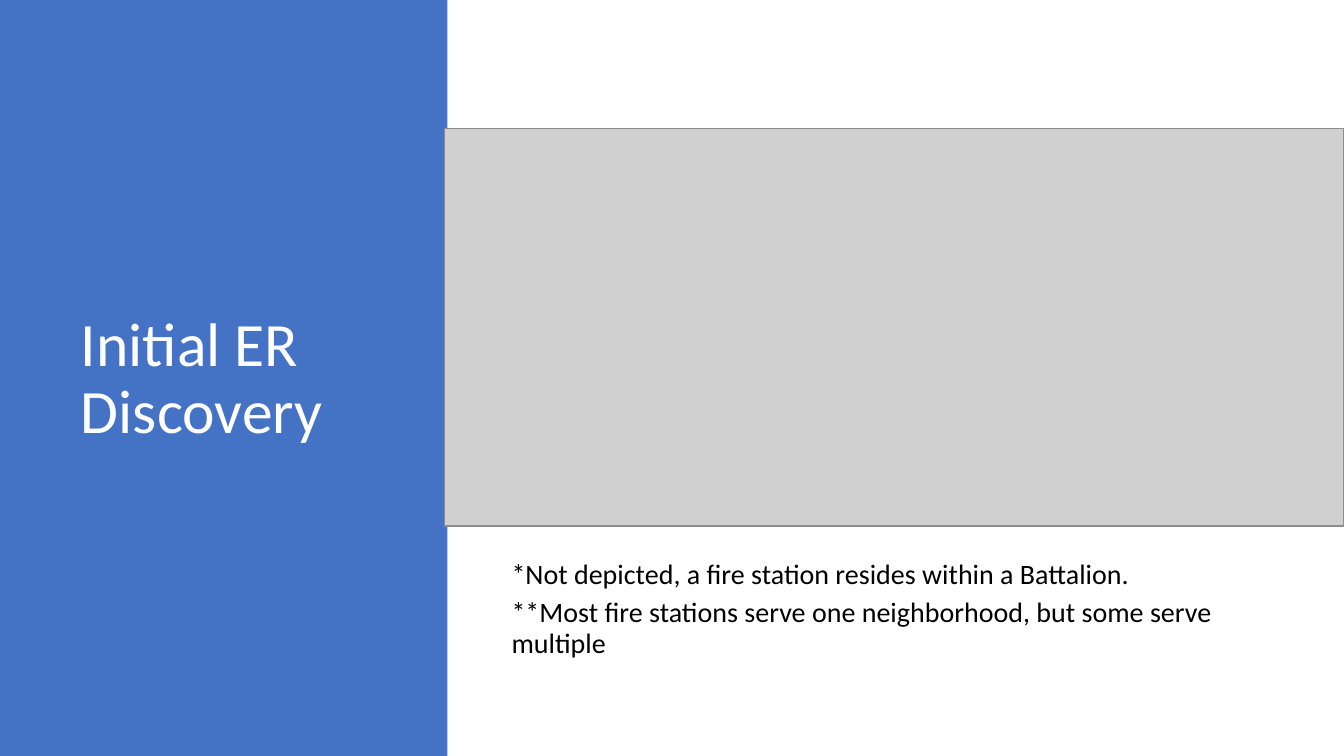
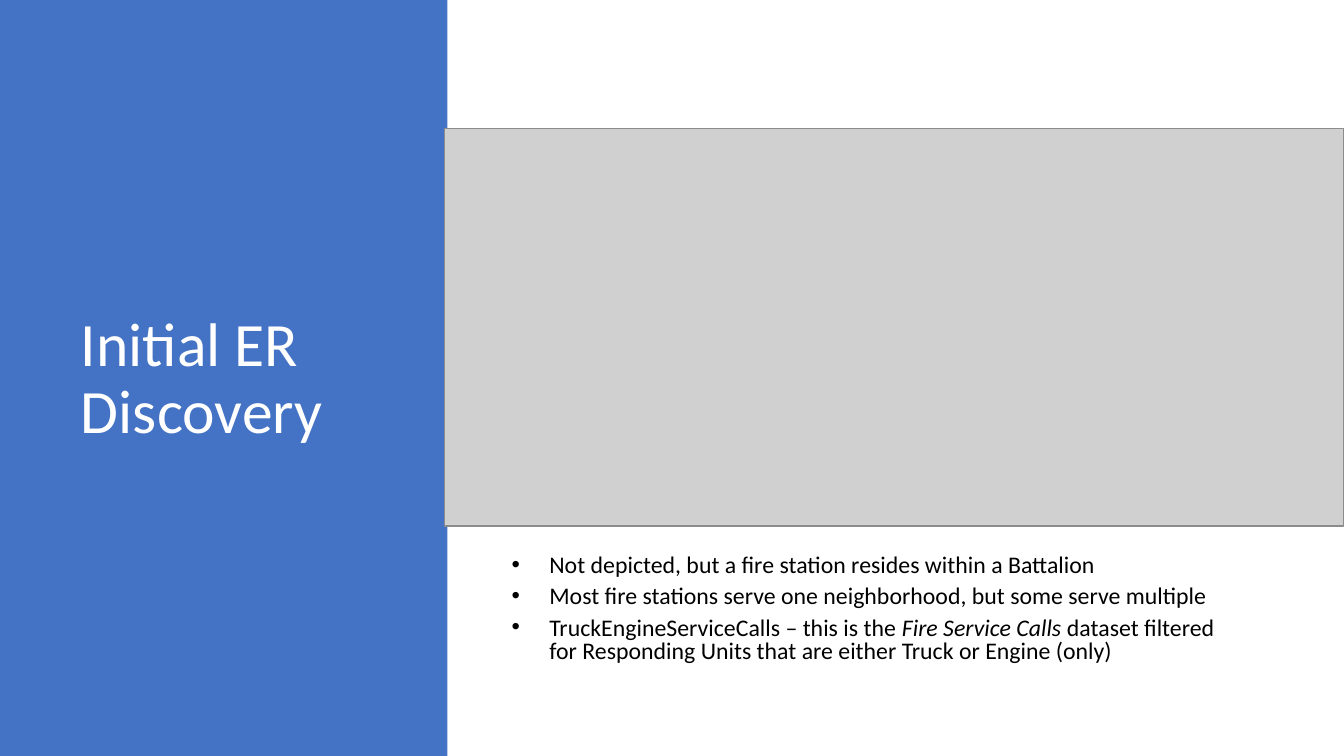
Before and after one commit to mjgood4/firstrespondersites, a slide deck: slide 5 of Exploratory Data Analysis.pptx. Drawn at 1344x756 pixels with LibreOffice and Linux fonts; fonts in the diff are those of the drawing; grey boxes stand for pictures. Boxes give left, top, right and bottom in pixels: in the first picture for what was removed or moved away, otherwise in the second. Text is boxed around its words. In the diff, an @@ line names an element or a change of style, - is before the commit and + after.

```diff
--- a/Exploratory Data Analysis.pptx
+++ b/Exploratory Data Analysis.pptx
@@ text at [549, 556, 1214, 663]: text changed; size 20 to 17 pt @@
-*Not depicted, a fire station resides within a Battalion.
-**Most fire stations serve one neighborhood, but some serve multiple
+• Not depicted, but a fire station resides within a Battalion
+• Most fire stations serve one neighborhood, but some serve multiple
+• TruckEngineServiceCalls – this is the Fire Service Calls dataset filtered for Responding Units that are either Truck or Engine (only)
```
Also in this commit, not shown: 5 other slides changed, 1 slide added, 1 slide removed.
